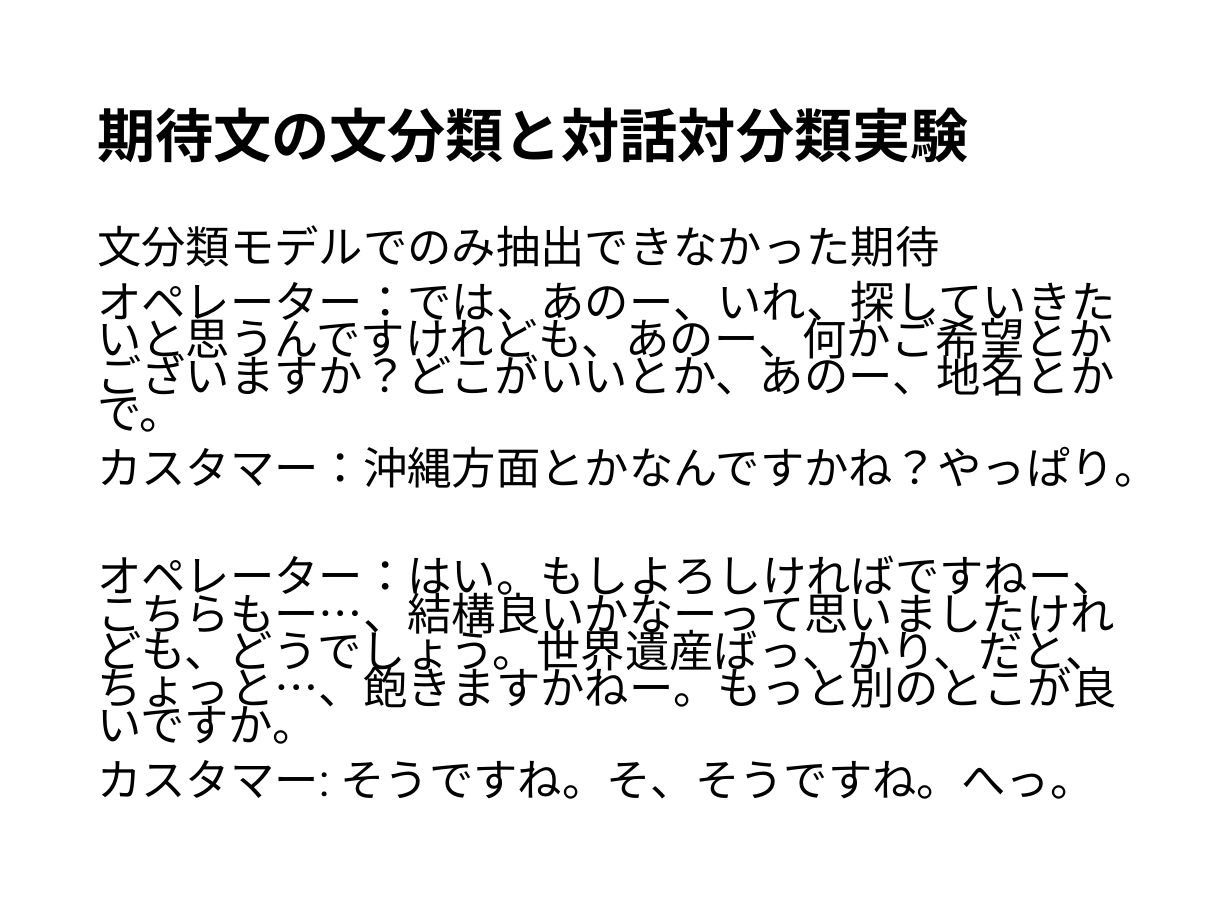
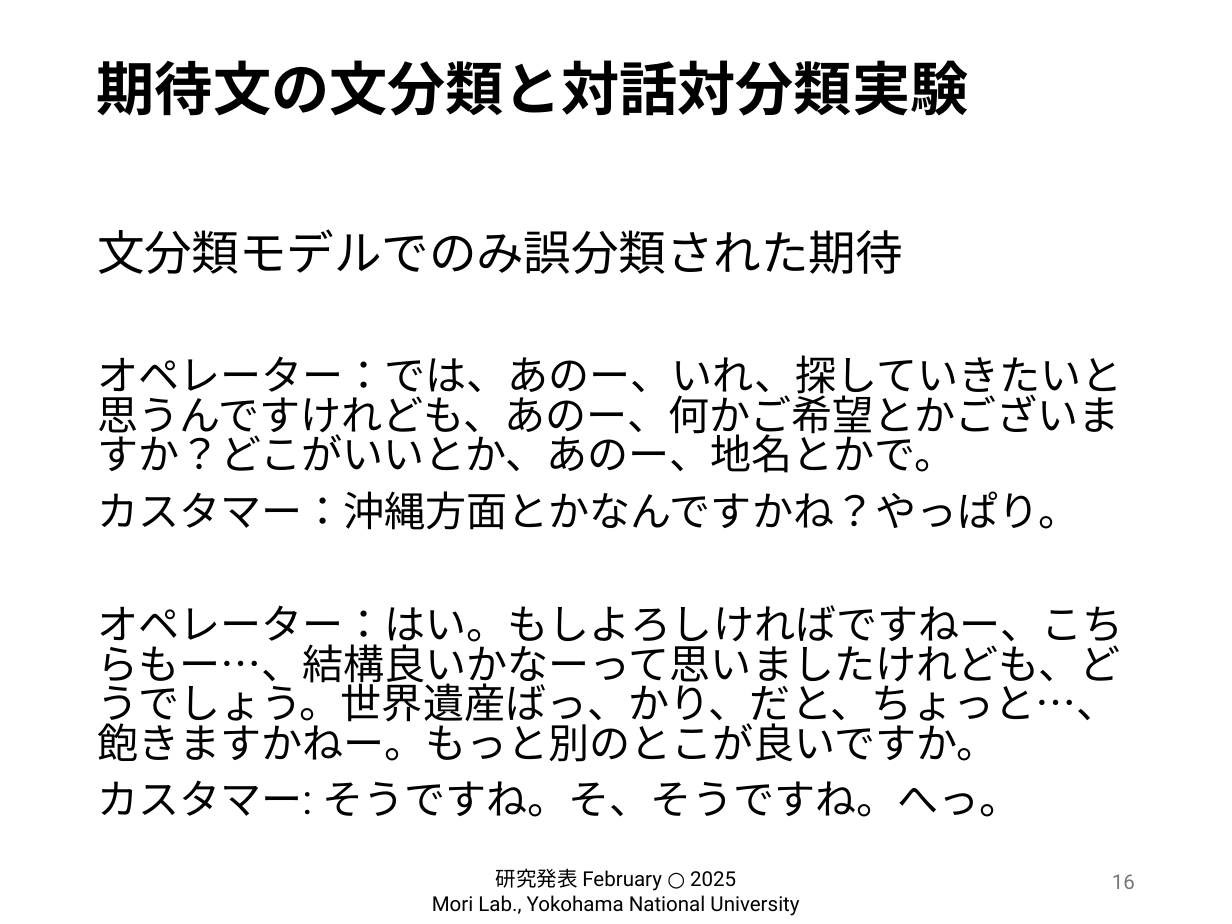
Before and after one commit to hiiragi-moon/graduation-research, a slide deck: slide 16 of 卒研発表.pptx. Drawn at 1232x924 pixels with LibreOffice and Linux fonts; fonts in the diff are those of the drawing; background and template pictures are left out. Boxes give left, top, right and bottom in pixels: in the first picture for what was removed or moved away, otherwise in the second. Text is boxed around its words. In the diff, an @@ line names an element or a change of style, - is before the commit and + after.

```diff
--- a/卒研発表.pptx
+++ b/卒研発表.pptx
@@ title "期待文の文分類と対話対分類実験": place and size @@
-title "期待文の文分類と対話対分類実験" at [97,107,969,163]
+title "期待文の文分類と対話対分類実験" at [97,60,969,116]
@@ text at [97,229,903,274]: text changed; size 25.9 to 27.8 pt @@
-文分類モデルでのみ抽出できなかった期待
+文分類モデルでのみ誤分類された期待
@@ text at [97,355,1123,817]: size 25.9 to 24.1 pt; line spacing 0.7 to 0.8 @@
@@ text added at [432,868,799,916], 12 pt, text #000000 @@
+研究発表 February ○ 2025
+Mori Lab., Yokohama National University
@@ page number added at [1112,874,1135,889], 12 pt, text #797979 @@
+16
```
Also in this commit, not shown: 21 other slides changed, 1 slide added, 1 slide removed, 42 other files.
